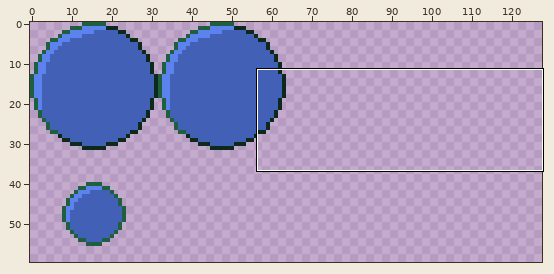
One commit to this pixel-art file: ECS/asset/原型_小圆球.aseprite. The first picture is a wide view before the edit; the outline marks the close-up.
Close-up. Before:
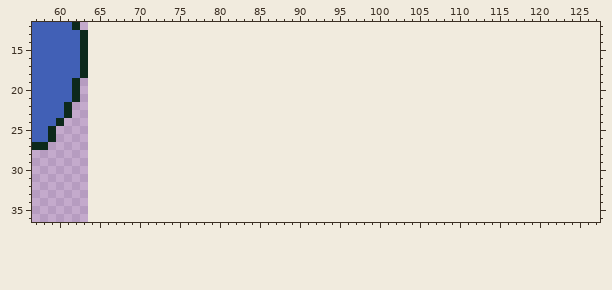
64x64 pixels, 1 frame. Shown: x 57..127, y 12..36. The old version is drawn lined up with the new one, on the new canvas. The wide view leaves out empty margins.
The result:
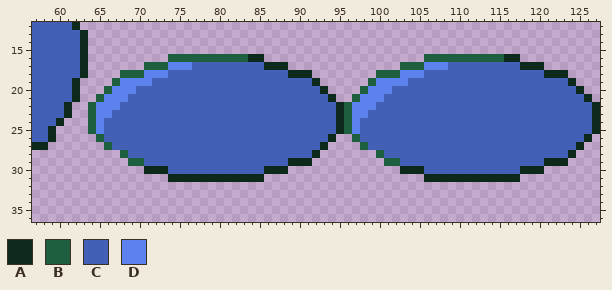
Palette (. is transparent): A #0d291b  B #1e5f3f  C #4160b6  D #5c82ee
From old to new:
canvas 64x64 -> 128x64
@@ x 57..127 @@
 15 CCCCCCA................................................................
-16 CCCCCCA................................................................
-17 CCCCCCA................................................................
-18 CCCCCCA................................................................
-19 CCCCCA.................................................................
-20 CCCCCA.................................................................
-21 CCCCCA.................................................................
-22 CCCCA..................................................................
-23 CCCCA..................................................................
-24 CCCA...................................................................
-25 CCA....................................................................
-26 CCA....................................................................
-27 AA.....................................................................
-28 .......................................................................
-29 .......................................................................
-30 .......................................................................
-31 .......................................................................
+16 CCCCCCA..........BBBBBBBBBBAA....................BBBBBBBBBBAA..........
+17 CCCCCCA.......BBBDDDCCCCCCCCCAAA..............BBBDDDCCCCCCCCCAAA.......
+18 CCCCCCA....BBBDDDCCCCCCCCCCCCCCCAAA........BBBDDDCCCCCCCCCCCCCCCAAA....
+19 CCCCCA....BDDDDCCCCCCCCCCCCCCCCCCCCA......BDDDDCCCCCCCCCCCCCCCCCCCCA...
+20 CCCCCA...BDDDCCCCCCCCCCCCCCCCCCCCCCCA....BDDDCCCCCCCCCCCCCCCCCCCCCCCA..
+21 CCCCCA..BDDDCCCCCCCCCCCCCCCCCCCCCCCCCA..BDDDCCCCCCCCCCCCCCCCCCCCCCCCCA.
+22 CCCCA..BDDDCCCCCCCCCCCCCCCCCCCCCCCCCCCABDDDCCCCCCCCCCCCCCCCCCCCCCCCCCCA
+23 CCCCA..BDDCCCCCCCCCCCCCCCCCCCCCCCCCCCCABDDCCCCCCCCCCCCCCCCCCCCCCCCCCCCA
+24 CCCA...BDCCCCCCCCCCCCCCCCCCCCCCCCCCCCCABDCCCCCCCCCCCCCCCCCCCCCCCCCCCCCA
+25 CCA....BDCCCCCCCCCCCCCCCCCCCCCCCCCCCCCABDCCCCCCCCCCCCCCCCCCCCCCCCCCCCCA
+26 CCA.....BCCCCCCCCCCCCCCCCCCCCCCCCCCCCA..BCCCCCCCCCCCCCCCCCCCCCCCCCCCCA.
+27 AA.......BCCCCCCCCCCCCCCCCCCCCCCCCCCA....BCCCCCCCCCCCCCCCCCCCCCCCCCCA..
+28 ...........BCCCCCCCCCCCCCCCCCCCCCCCA.......BCCCCCCCCCCCCCCCCCCCCCCCA...
+29 ............BBCCCCCCCCCCCCCCCCCCAAA.........BBCCCCCCCCCCCCCCCCCCAAA....
+30 ..............AAACCCCCCCCCCCCAAA..............AAACCCCCCCCCCCCAAA.......
+31 .................AAAAAAAAAAAA....................AAAAAAAAAAAA..........
 32 .......................................................................
Where, in picture pixels (left, top, right, bottom), the same in both close-ups:
added: (88, 54, 600, 182)
